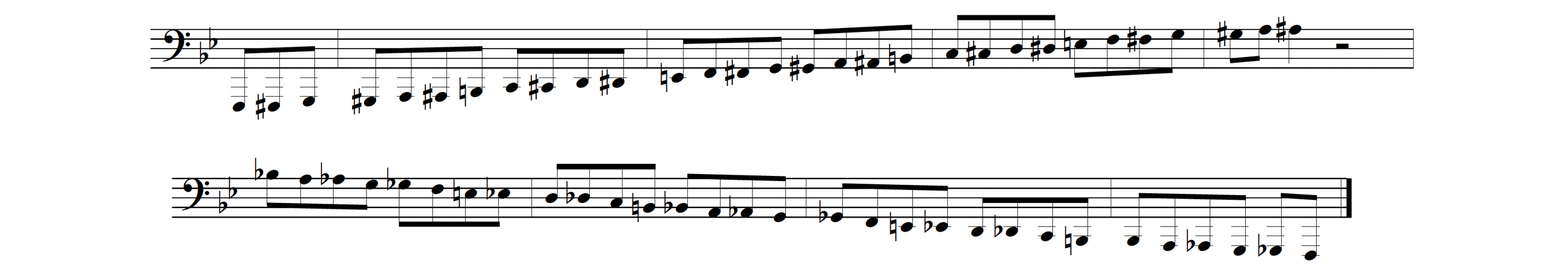
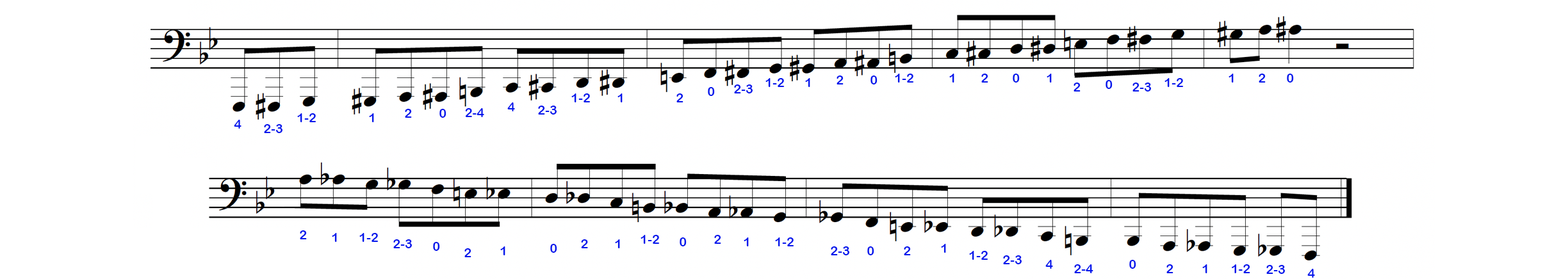
Layer changes from the first 1568×279 image to the second:
showed "1-2" (1st of 10) over (1231, 264, 1251, 274)
showed "2-4" (1st of 2) over (465, 108, 485, 118)
showed "1-2" (2nd of 10) over (359, 233, 379, 243)
showed "1-2" (3rd of 10) over (1164, 78, 1184, 88)
showed "1-2" (4th of 10) over (640, 235, 660, 245)
showed "1-2" (5th of 10) over (775, 237, 795, 247)
showed "1-2" (6th of 10) over (894, 73, 915, 83)
showed "1-2" (7th of 10) over (969, 251, 989, 261)
showed "1-2" (8th of 10) over (765, 78, 785, 88)
showed "1-2" (9th of 10) over (571, 93, 591, 103)
showed "1-2" (10th of 10) over (297, 113, 317, 123)
showed "2-3" (1st of 8) over (393, 239, 412, 249)
showed "2-3" (2nd of 8) over (1132, 82, 1152, 92)
showed "2-3" (3rd of 8) over (830, 246, 850, 256)
showed "2-3" (4th of 8) over (1003, 255, 1022, 265)
showed "2-3" (5th of 8) over (734, 84, 753, 94)
showed "2-4" (2nd of 2) over (1074, 264, 1094, 274)
showed "2-3" (6th of 8) over (538, 105, 557, 115)
showed "2-3" (7th of 8) over (1266, 265, 1285, 275)
showed "2-3" (8th of 8) over (263, 124, 283, 134)
showed "0" (2nd of 11) over (432, 242, 441, 252)
showed "4" (2nd of 4) over (1045, 260, 1054, 270)
showed "4" (4th of 4) over (233, 119, 242, 129)
painted on "Layer 1" over (171, 157, 301, 219)
…and 36 more changes (36 visibility)
